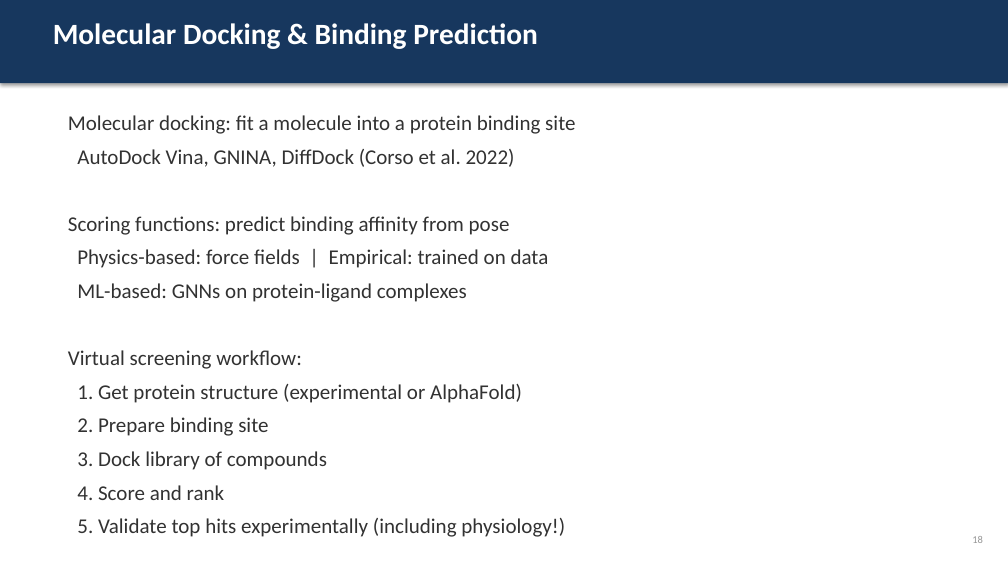
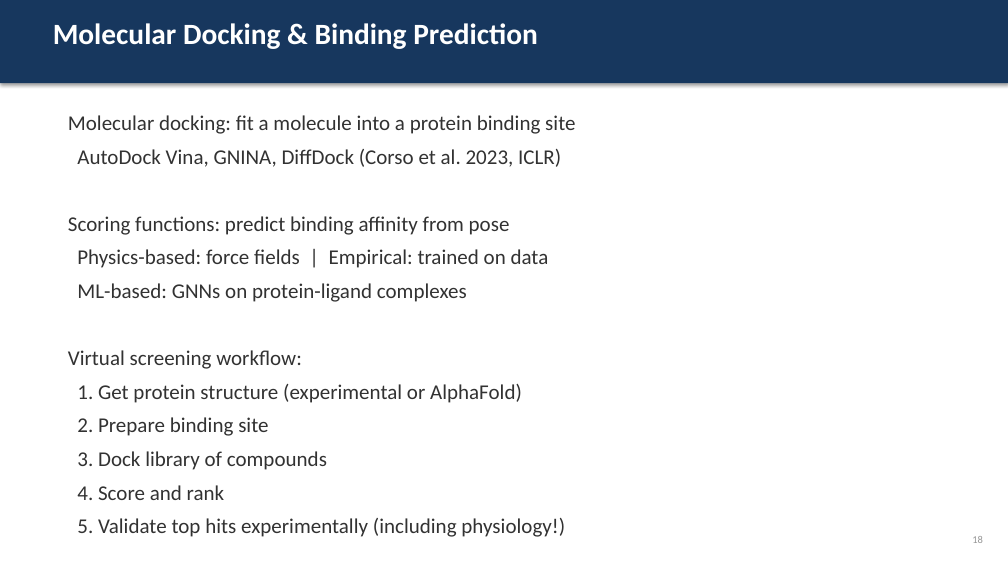
Before and after one commit to officialprateekmethwani-coder/AI-Drug-Discovery, a slide deck: slide 18 of day3_deep_learning/slides.pptx. Drawn at 1008x567 pixels with LibreOffice and Linux fonts; fonts in the diff are those of the drawing. Boxes give left, top, right and bottom in pixels: in the first picture for what was removed or moved away, otherwise in the second. Text is boxed around its words. In the diff, an @@ line names an element or a change of style, - is before the commit and + after.

```diff
--- a/day3_deep_learning/slides.pptx
+++ b/day3_deep_learning/slides.pptx
@@ text at <box>77,149,561,167</box>: text changed @@
-AutoDock Vina, GNINA, DiffDock (Corso et al. 2022)
+AutoDock Vina, GNINA, DiffDock (Corso et al. 2023, ICLR)
```
Also in this commit, not shown: 3 other slides changed, 5 other files.
